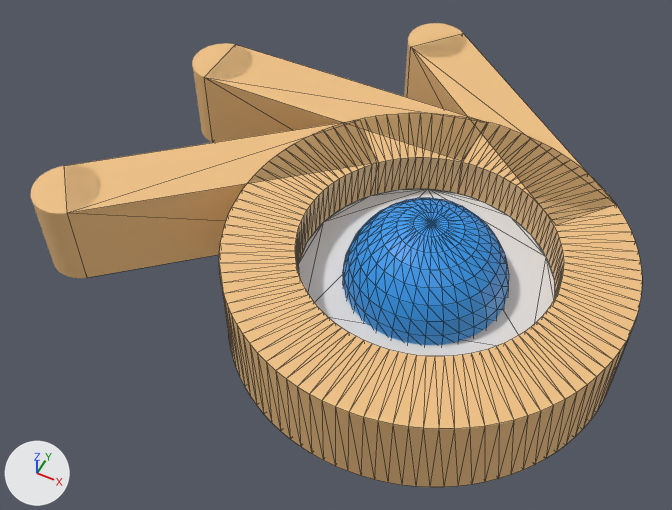
What one commit did to the glTF model static/models/skill/blender.glb.
The view is the same before and after, from a camera (50 mm lens) standing at (0.807, -2.456, 3.023) and looking at (-0.467, 0.091, -0.161). Every picture has the same lights, and +X, +Y and +Z are marked at lower left. Mesh edges are drawn as thin lines on the coarser meshes. Where no turn or scale is listed for an object, it has been applied to the vertices.
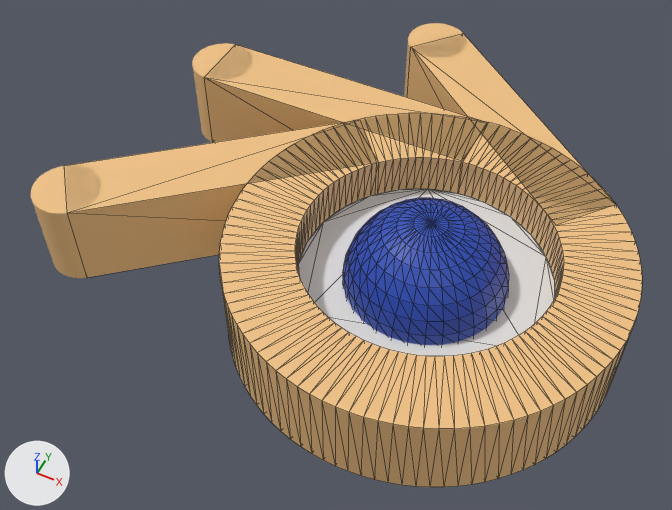
The edits, one by one:
Material 'blenderDark' (mat_blenderdark) is new.
Its base color is (0.0211, 0.0721, 0.48) (blue #284cb8).
me_sphere_001 has 482 vertices, 960 faces and spans x -0.352..0.352, y -0.352..0.352, z -0.352..0.352.
me_sphere_001 no longer uses material mat_vuenavy (blue #329af0).
me_sphere_001 now uses material mat_blenderdark (blue #284cb8).

Pixel boxes (x1, y1, x2, y2) of what changed, in the pictures (672 x 510 px):
'Sphere.001', recoloured
    both: (343, 198, 509, 345)
